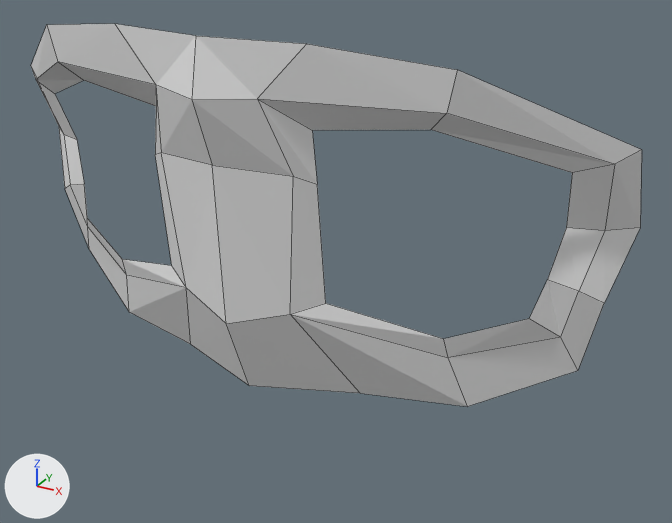
An edit to the Blender file Toys/10Min_mine/2025_12/RefFollowing_Skill_1225.blend, drawn before and after from the same camera.
Before and after are seen from a 50 mm camera at (1.87, -4.54, 1.25) aimed at (0.26, -1.6, -0.21). The axes (+X, +Y, +Z) are drawn at lower left. The lights are the same throughout. Mesh edges are drawn as thin lines.
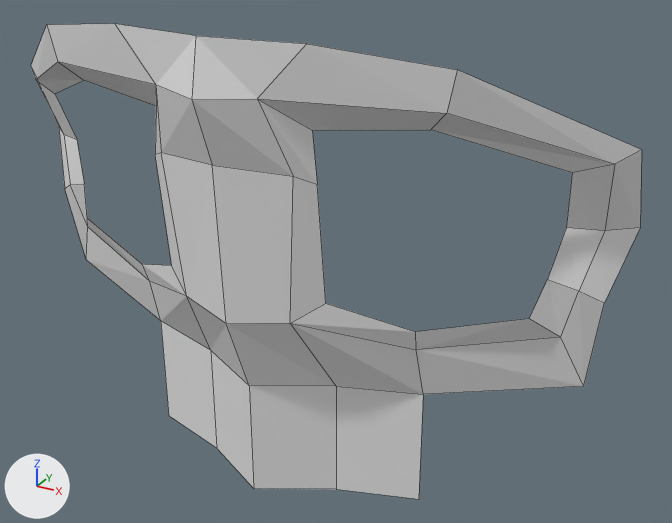
The change in detail:
me_cube_002 has 31 vertices, 20 faces and spans x 0.0..1.345, y -0.837..-0.125, z -0.712..0.712.
me_cube_002 is used by ob_cube_001; location (0.0, -1.284, 0.0).
Verts and faces of me_cube_002; kept vertices keep their numbers, new ones are numbered from 31.
Before the commit, vertices of me_cube_002: 0 (1.2, -0.164, -0.517) at pixel (578, 370), 1 (0.417, -0.415, -0.712) at pixel (360, 393), 2 (0.0, -0.58, -0.712) at pixel (249, 385), 8 (0.238, -0.64, -0.306) at pixel (290, 314), 13 (0.835, -0.325, -0.696) at pixel (467, 406).
Before the commit, vertices of me_cube_002: 15 (0.77, -0.389, -0.469) at pixel (448, 357), 27 (0.76, -0.417, -0.378) at pixel (443, 338).
Part 1, on me_cube_002:
Vertex 0 moves to (1.229, -0.164, -0.577), pixel (583, 386).
Vertex 1 moves to (0.308, -0.415, -0.712), pixel (336, 386).
Vertex 8 moves to (0.238, -0.64, -0.342), pixel (290, 323).
Vertex 13 moves to (0.65, -0.325, -0.696), pixel (423, 394).
Vertex 15 moves to (0.639, -0.389, -0.469), pixel (416, 349).
Vertex 27 moves to (0.648, -0.417, -0.378), pixel (415, 331).
New vertex 31 is at (0.308, -0.415, -1.219), pixel (336, 489).
New vertex 32 is at (0.0, -0.58, -1.219), pixel (253, 488).
New vertex 33 is at (0.65, -0.325, -1.202), pixel (418, 499).
New faces: (1, 31, 33, 13), (1, 2, 32, 31).

Where the change shows, as pixel boxes [x1, y1, x2, y2] in the pictures (672 x 523 px):
'Cube.001', reshaped (24% taller)
    before: [31, 24, 642, 407]
    after: [31, 24, 642, 499]
part 1 of me_cube_002, built on
    before: [65, 153, 604, 407]
    after: [65, 153, 604, 499]
